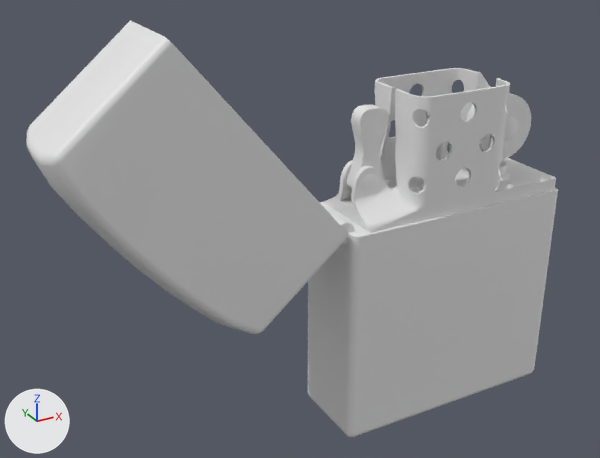
What one commit did to the FBX model Assets/Art/Lighter/VintageLighter.fbx.
Rendered twice from a 50 mm lens placed at (-0.0773, -0.0963, 0.0543), pointed at (-0.0232, 0.0021, 0.0051). Arrows for +X, +Y and +Z are at lower left; the lights stay in place. The older version comes first.

The first picture shows 'vintage_lighter_body', 'vintage_lighter_flintstone', 'vintage_lighter_hammer', 'vintage_lighter_hinge'.
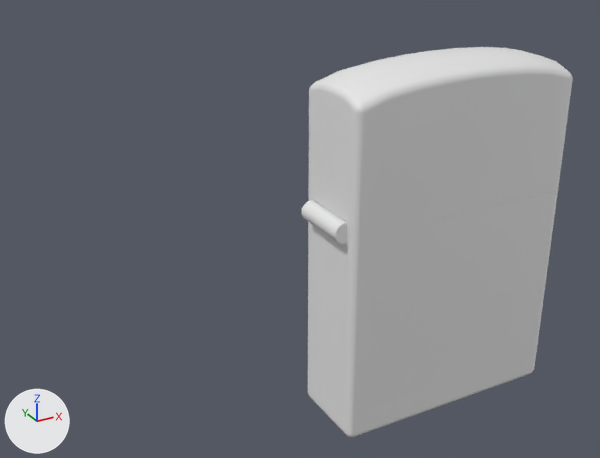
The change in detail:
Object 'vintage_lighter_hinge' (ob_vintage_lighter_hinge) turns from (0, -130, 0) to (0, 0, 0) degrees about x, y and z.

What differs and where, as boxes (x1, y1, x2, y2) in the pictures (600 x 458 px):
'vintage_lighter_hinge', turned: before (26, 20, 355, 334); after (302, 47, 573, 244)
'vintage_lighter_hammer', unchanged, covered by the edit: before (347, 104, 389, 193)
